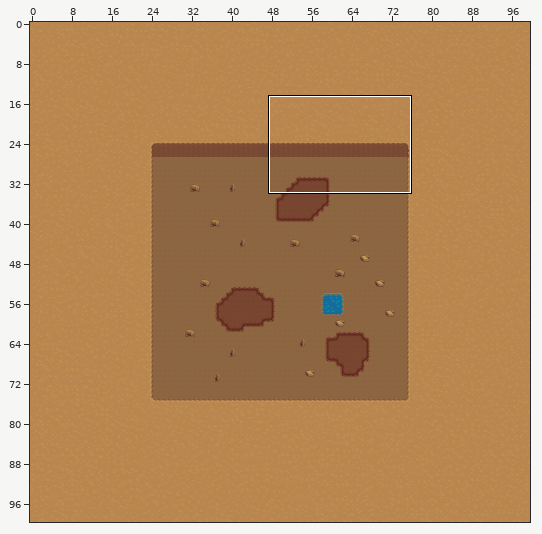
Tiled map, stored at Assets/sprites/myMaps/map2.tmx. Above, an overview of the earlier version with the close-up marked.
Close-up. The starting point:
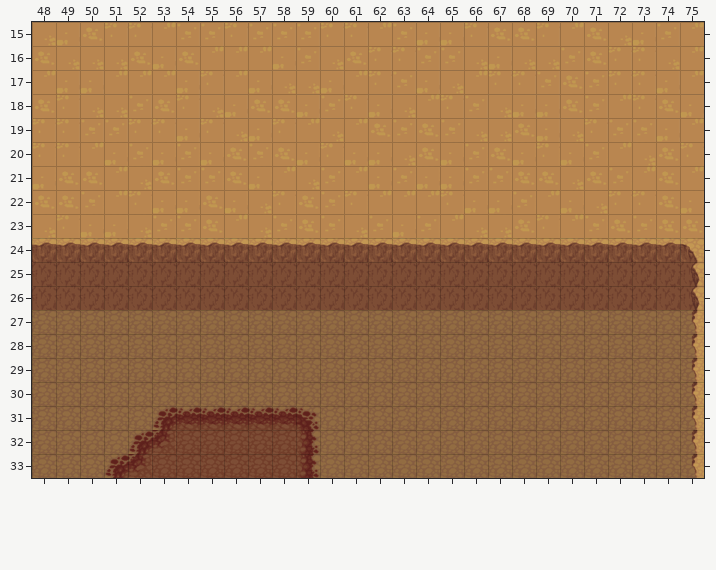
Cells are 64x64 px. Shown: x 48..75, y 15..33. The commit also changed other parts of the map, which this record leaves out.
And afterwards:
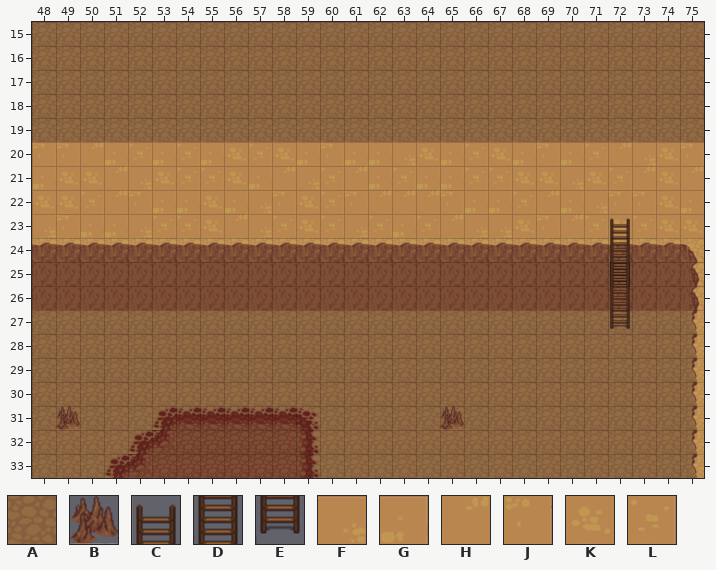
Key: from "terrain": A 100, B 182, C 349, D 381, E 413, F 507, G 508, H 539, J 540, K 571, L 572.
_ is an empty cell, . an unchanged one.
Objects are placed by their top-left corner, in cells (3,4 is the top-left corner of cell 3,4); size is 1x1 cell unless given.
Change:
--- layer "Outer"
@@ x 48..75 @@
-15 FGKJJHLLJLLLJJHLGGJKKJHKFGLH
-16 KFFFKGKHHHGLFKJJLLFGFFLKJJFH
-17 HGGHHHGJHGFFGHJLGFHJJLKLJJGH
-18 KJFFLKJFGKKGLJGFHJLFGGKLHJKG
-19 JJLLJJGJFGJHFHKLKLFFKGFJLLGH
+15 AAAAAAAAAAAAAAAAAAAAAAAAAAAA
+16 AAAAAAAAAAAAAAAAAAAAAAAAAAAA
+17 AAAAAAAAAAAAAAAAAAAAAAAAAAAA
+18 AAAAAAAAAAAAAAAAAAAAAAAAAAAA
+19 AAAAAAAAAAAAAAAAAAAAAAAAAAAA
--- layer "Objects"
+C at 72,23
+D at 72,24
+D at 72,25
+D at 72,25
+D at 72,25
+D at 72,26
+E at 72,27
--- layer "Damage" (added)
+B at 65,31
+B at 49,31
